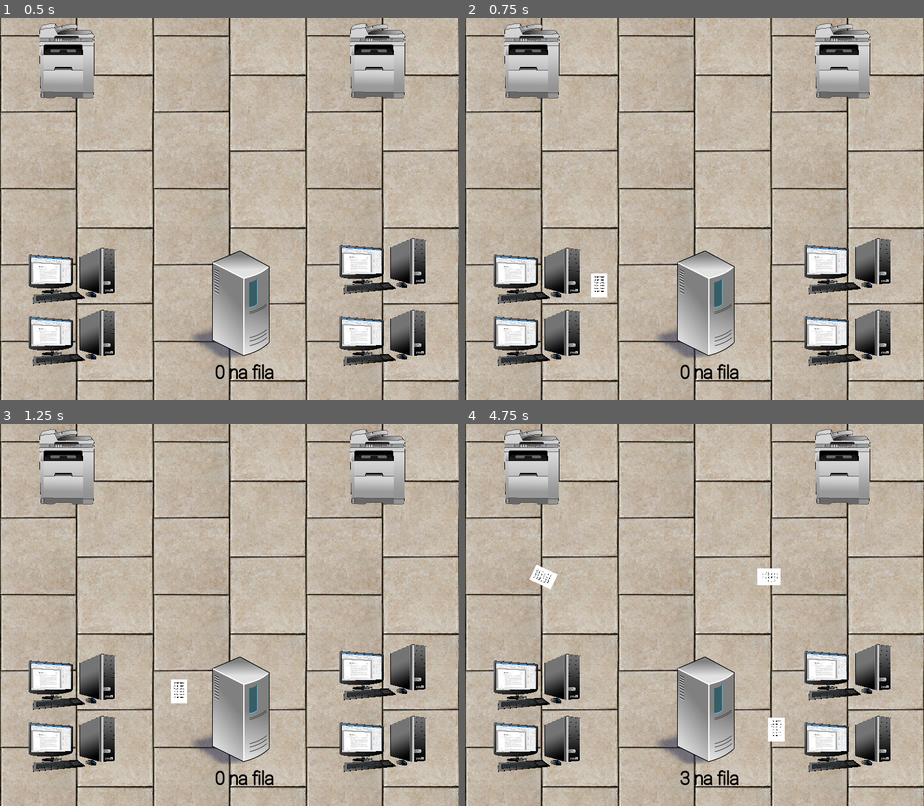
Above: before the commit, frames 1-4 (two rows, left to right).
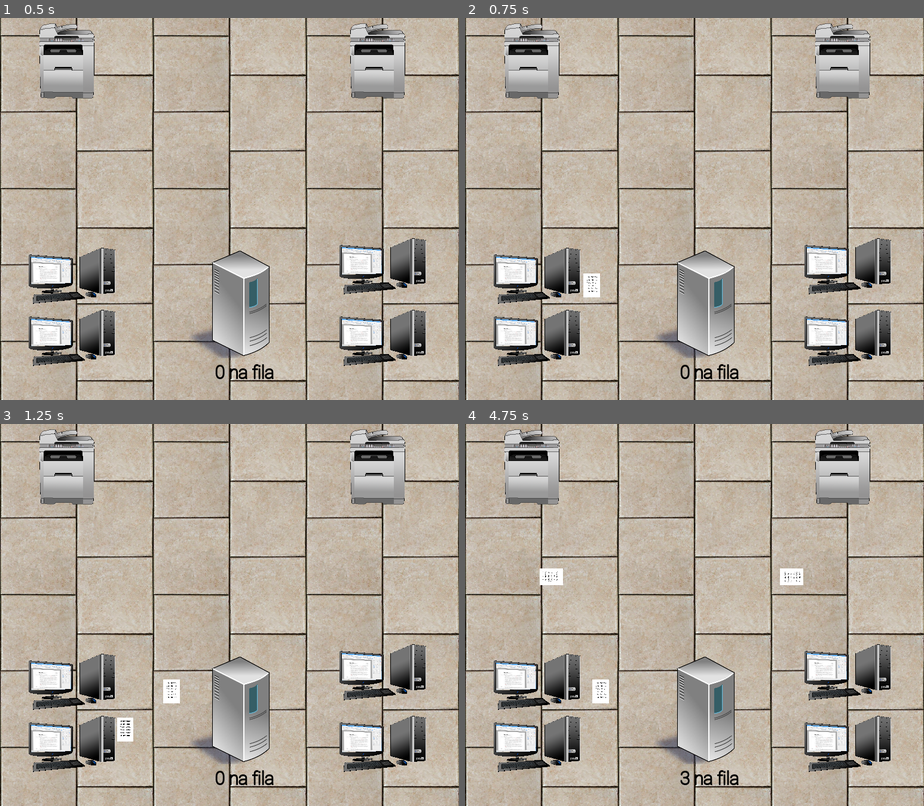
Above: after the commit, the same moments.

Repository: JesuanPeres/printers_simulation
Game: Godot game, scene res://scenes/Simulacao.tscn
Two runs of this game, one before a commit and one after it. Both use one fixed random seed, a clock stepped at 60 frames per second and the inputs below.
Inputs:
- Up to frame 1 (0.5 s): no input
- Up to frame 2 (0.75 s): tap Enter (ui_accept) at 0.5 s; hold Enter (ui_accept) from 0.53 s (still down)
- Up to frame 3 (1.25 s): keep holding Enter (ui_accept)
- Up to frame 4 (4.75 s): release Enter (ui_accept) at 1.28 s; tap Enter (ui_accept) at 1.35, 1.52, 1.82, 2.85, 3.02, 3.32, 4.35, 4.52 s; hold Enter (ui_accept) 2.03-2.78 s; hold Enter (ui_accept) 3.53-4.28 s

Frame 1 is identical in both runs. In frame 2, 0.2% of the frame differs, in the area x 25-31%, y 66-74%; in frame 3, 0.4%; in frame 4, 1.1%, in the area x 14-74%, y 36-84%.

Commit message:
Calculos probabilisticos

Diff:
--- a/project.godot
+++ b/project.godot
@@ -23,7 +23,3 @@
 
 window/size/width=768
 window/size/height=640
-
-[rendering]
-
-environment/default_environment="res://default_env.tres"
--- a/scripts/Simulacao.gd
+++ b/scripts/Simulacao.gd
@@ -8,24 +8,71 @@
 
 const TIME_PERIOD = 0.5
 var time = 0
+var processos = 0
 
 func _ready():
 	set_process(true)
 
 func _process(delta):
 	time += delta
-	if Input.is_action_pressed("ui_accept") and time > TIME_PERIOD:
-		time = 0
-		var a =  rng.randi_range(1, 4)
+	if processos <= 136:
+		var probabilidade = poisson()
+		var random = rand()
+		if probabilidade > random[1] and time > TIME_PERIOD:
+			processos += 1
+			time = 0
+			var a =  rng.randi_range(1, 4)
 
-		if a == 1:
-			emit_signal("print_computer1")
+			if a == 1:
+				emit_signal("print_computer1")
 
-		if a == 2:
-			emit_signal("print_computer2")
+			if a == 2:
+				emit_signal("print_computer2")
 
-		if a == 3:
-			emit_signal("print_computer3")
+			if a == 3:
+				emit_signal("print_computer3")
 
-		if a == 4:
-			emit_signal("print_computer4")
+			if a == 4:
+				emit_signal("print_computer4")
+
+func rand():
+	var a = 16807
+	var m = pow(2,31) - 1
+	var c = 0
+	var last_numbers = []
+	var integer = []
+	integer.append(OS.get_system_time_msecs())
+
+	for i in range(1,3):
+		integer.append(MOD(integer[i-1] * a  + c, m))
+		last_numbers.append(division(integer[i],m))
+
+	return last_numbers
+
+func MOD(number, divisor):
+	return fmod(number, divisor)
+
+func division(num1: float, num2: float) -> float:
+	return num1/num2
+
+func poisson():
+	var k = 15
+	var landa = 135/6
+	var exponential = 2.718281828
+	var numerator
+	var denominator
+	var exponentialPower = pow(exponential, -landa)
+	var landaPowerK = pow(landa, k)
+	numerator = exponentialPower * landaPowerK
+	denominator = fact(k)
+
+	if k > 40:
+		return 0
+	else:
+		return (numerator / denominator)
+
+
+func fact(x):
+	if(x==0):
+		return 1
+	return x * fact(x-1)
